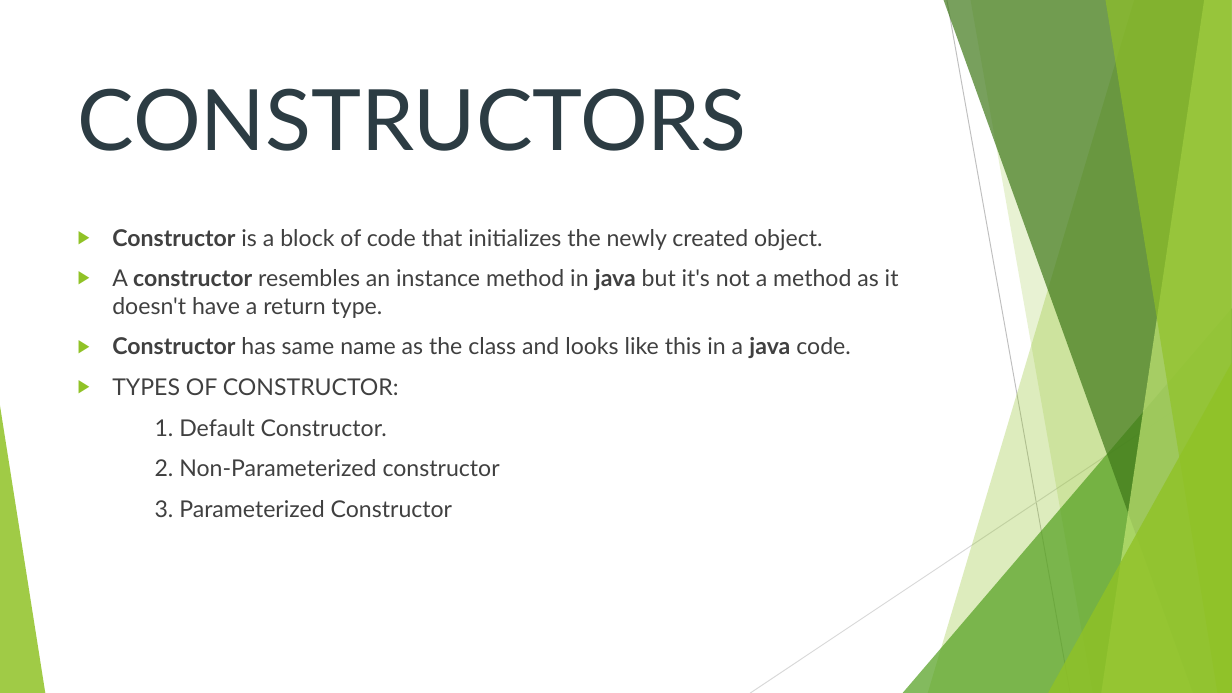
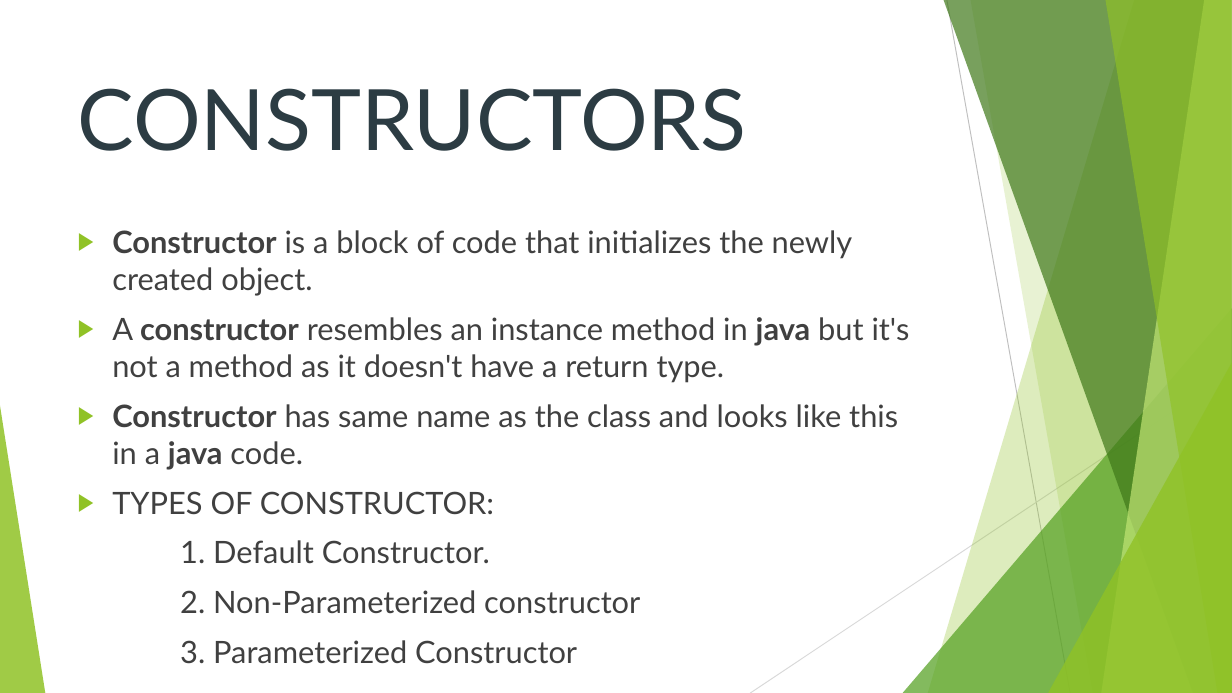
Before and after one commit to shivamsingh7455/DataStructure, a slide deck: slide 6 of Presentation 1.pptx. Drawn at 1232x693 pixels with LibreOffice and Linux fonts; fonts in the diff are those of the drawing. Boxes give left, top, right and bottom in pixels: in the first picture for what was removed or moved away, otherwise in the second. Text is boxed around its words. In the diff, an @@ line names an element or a change of style, - is before the commit and + after.

```diff
--- a/Presentation 1.pptx
+++ b/Presentation 1.pptx
@@ text "Constructor is a block of ..." at box(112, 230, 910, 614): size 18 to 24 pt @@
```
Also in this commit, not shown: 4 other slides changed, 3 slides added, 2 slides removed.
